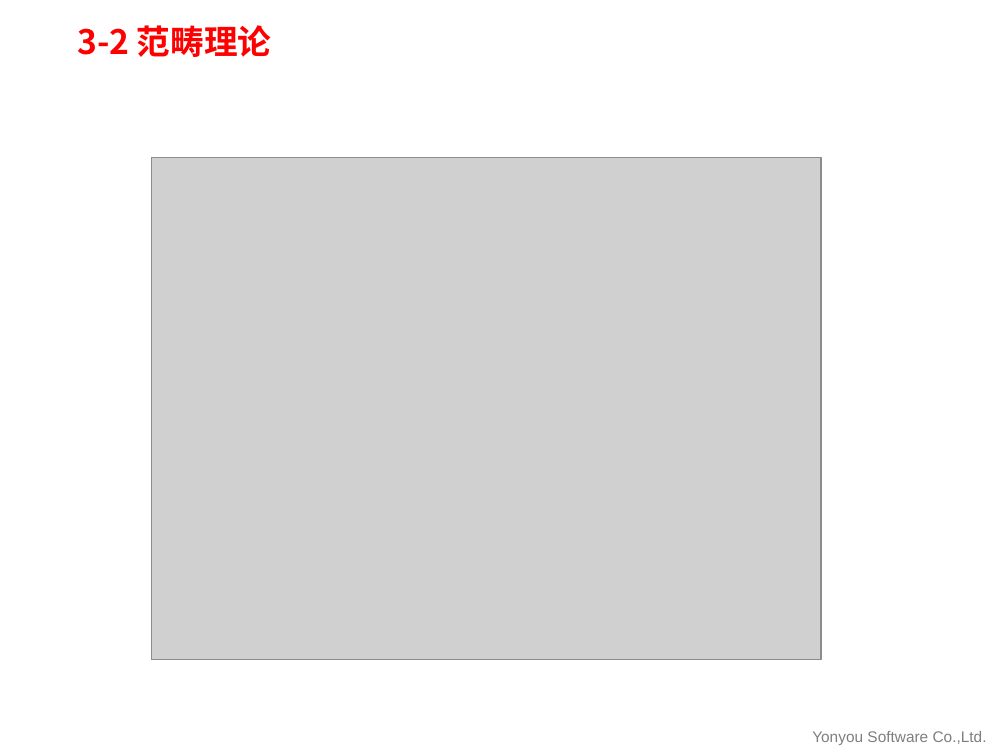
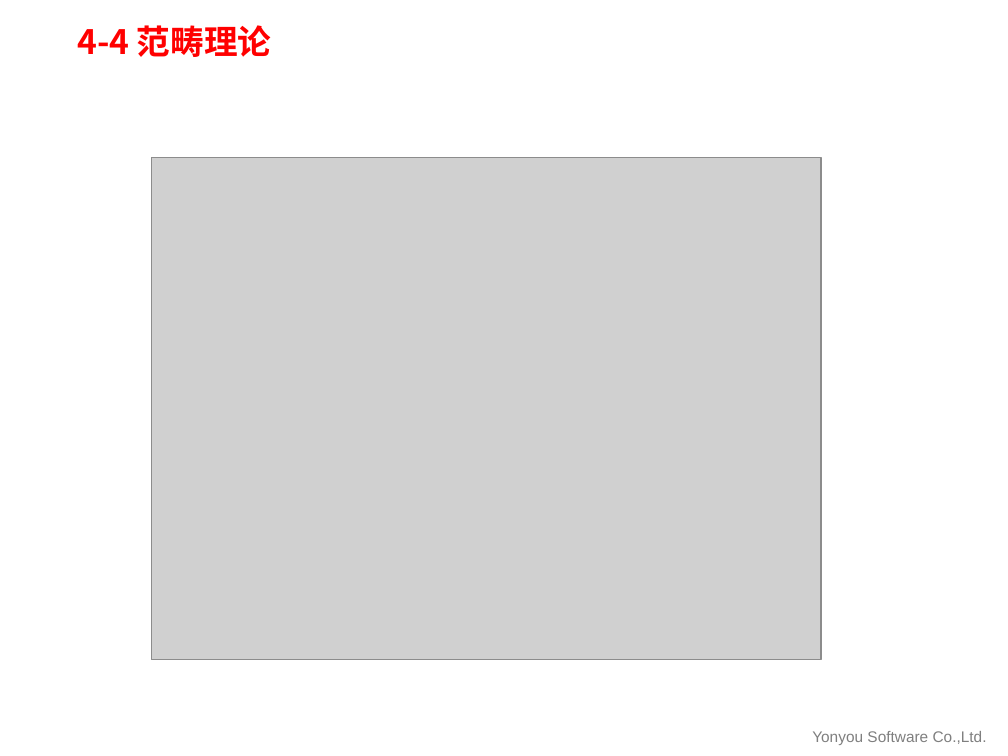
Before and after one commit to U8PLAT/Functional-programming-and-parallel-computing, a slide deck: slide 14 of 函数式语言与并行计算.pptx. Drawn at 1008x756 pixels with LibreOffice and Linux fonts; fonts in the diff are those of the drawing; grey boxes stand for pictures; background and template pictures are left out. Boxes give left, top, right and bottom in pixels: in the first picture for what was removed or moved away, otherwise in the second. Text is boxed around its words. In the diff, an @@ line names an element or a change of style, - is before the commit and + after.

```diff
--- a/函数式语言与并行计算.pptx
+++ b/函数式语言与并行计算.pptx
@@ title at box(77, 25, 271, 57): text changed @@
-3-2 范畴理论
+4-4 范畴理论
```
Also in this commit, not shown: 16 other slides changed.
